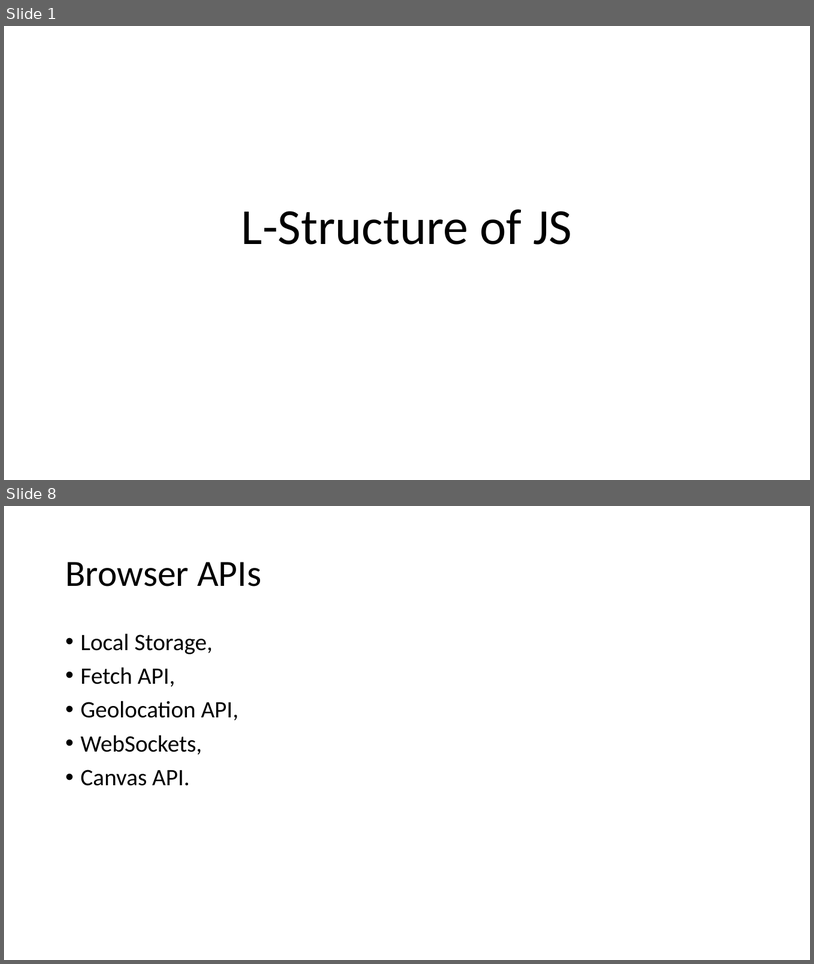
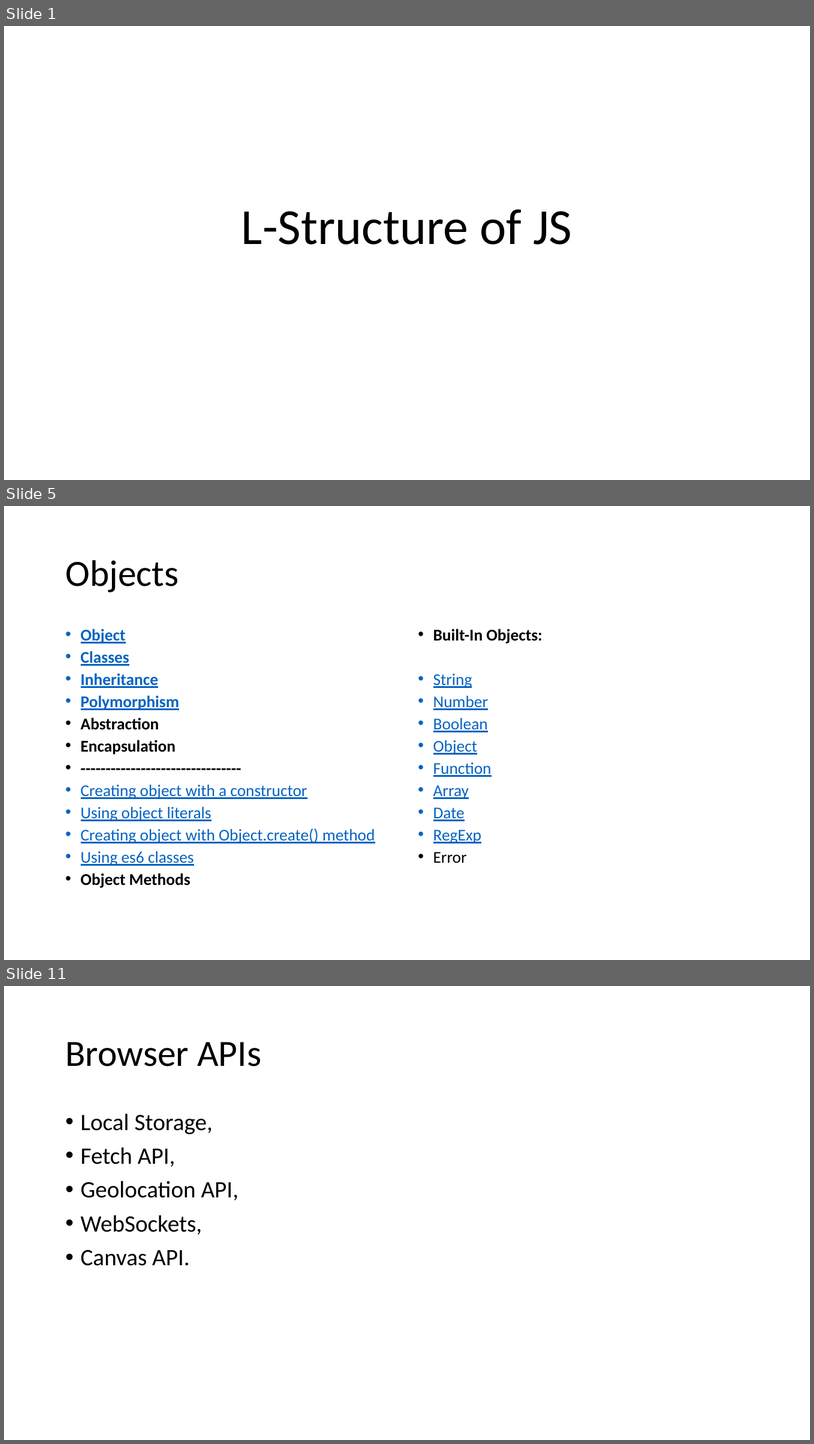
Before and after one commit to babumiya435/Portfolio, a slide deck: usp/Lstructure.pptx. Shown one above the other, each under a label of ours: slides 1 and 8 before the commit, slides 1, 5 and 11 after it; the slides between them are not shown. The pictures are 814x964 and 814x1444 pixels, drawn with LibreOffice and Linux fonts; fonts in the diff are those of the drawing. Boxes give left, top, right and bottom in pixels: in the first picture for what was removed or moved away, otherwise in the second. Text is boxed around its words. In the diff, an @@ line names an element or a change of style, - is before the commit and + after.

```diff
--- a/usp/Lstructure.pptx
+++ b/usp/Lstructure.pptx
@@ slide 5 added at (4,506,810,960), background #FFFFFF @@
@@ title added at (65,560,179,592), 44 pt, text #000000 @@
+Objects
@@ text added at (81,628,375,888), 19.6 pt, text #0563C1, bold, underline @@
+• Object
+• Classes
+• Inheritance
+• Polymorphism
+• Abstraction
+• Encapsulation
+• --------------------------------
+• Creating object with a constructor
+• Using object literals
+• Creating object with Object.create() method
+• Using es6 classes
+• Object Methods
@@ text added at (434,628,542,863), 19.6 pt, text #0563C1, underline @@
+• Built-In Objects:
+• String
+• Number
+• Boolean
+• Object
+• Function
+• Array
+• Date
+• RegExp
+• Error
@@ what was slide 8 is now slide 11 @@
```
Also in this commit, not shown: 8 slides changed, 11 other slides added.
